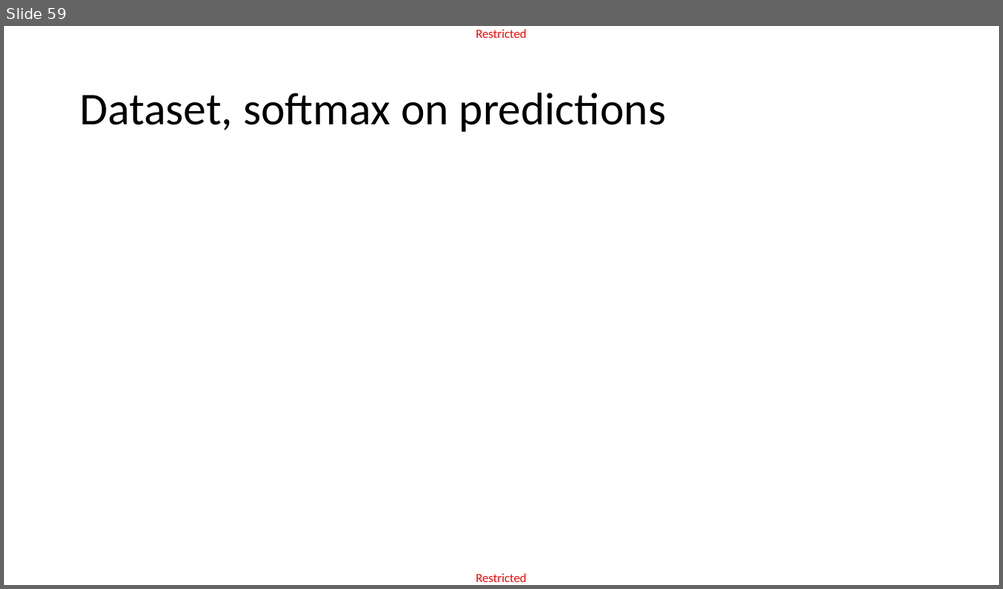
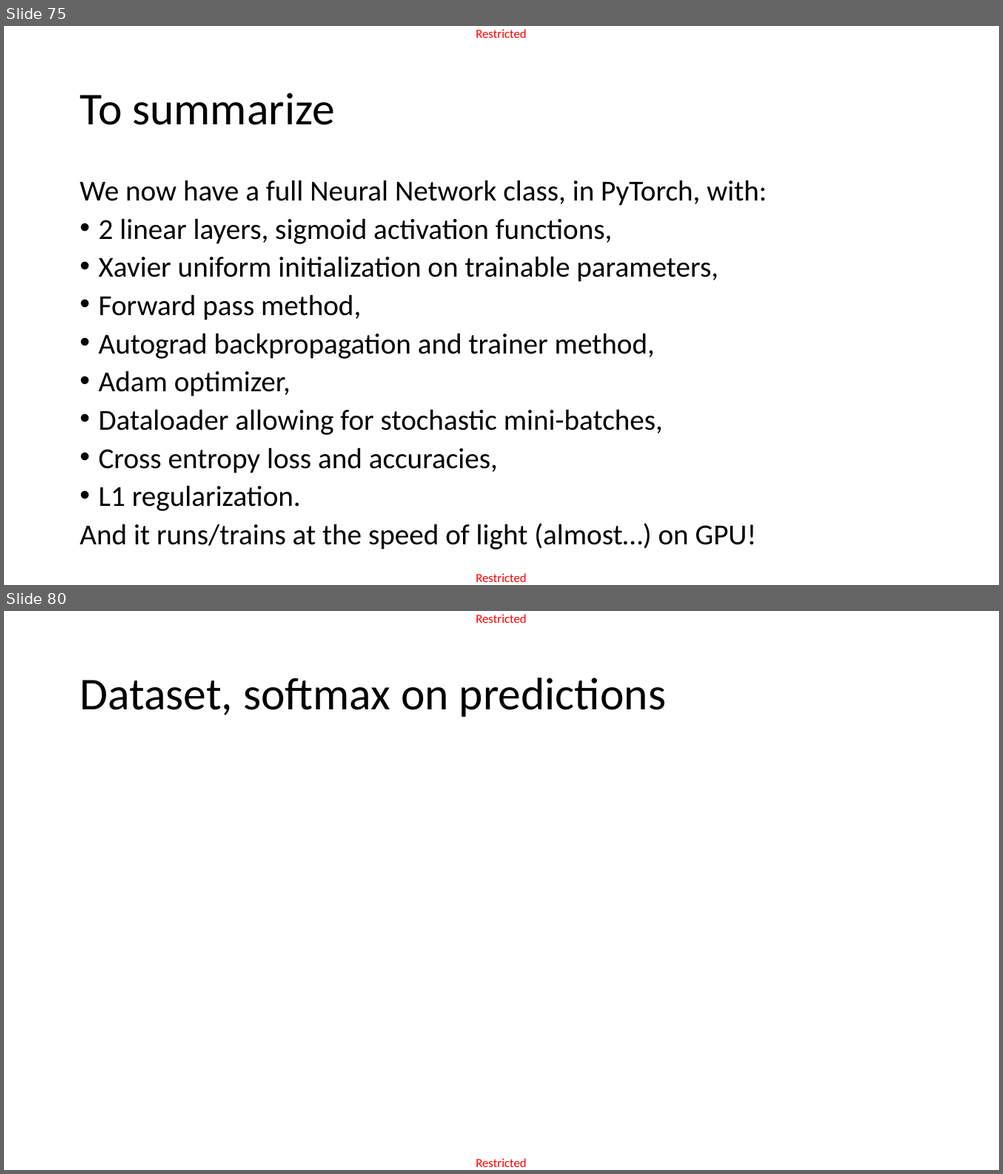
Before and after one commit to matthieudemari/SUTD_DL_50_039, a slide deck: W3/0. All/W3.pptx. Shown one above the other, each under a label of ours: slide 59 before the commit, slides 75 and 80 after it; the slides between them are not shown. The pictures are 1003x589 and 1003x1174 pixels, drawn with LibreOffice and Linux fonts; fonts in the diff are those of the drawing. Boxes give left, top, right and bottom in pixels: in the first picture for what was removed or moved away, otherwise in the second. Text is boxed around its words. In the diff, an @@ line names an element or a change of style, - is before the commit and + after.

```diff
--- a/W3/0. All/W3.pptx
+++ b/W3/0. All/W3.pptx
@@ slide 75 added at (4,26,999,585), background #FFFFFF; not listed: 2 template elements that a slide beside it also shows @@
@@ title added at (79,93,334,125), 44 pt, text #000000 @@
+To summarize
@@ text added at (79,180,766,550), 28 pt, text #000000 @@
+We now have a full Neural Network class, in PyTorch, with:
+• 2 linear layers, sigmoid activation functions,
+• Xavier uniform initialization on trainable parameters,
+• Forward pass method,
+• Autograd backpropagation and trainer method,
+• Adam optimizer,
+• Dataloader allowing for stochastic mini-batches,
+• Cross entropy loss and accuracies,
+• L1 regularization.
+And it runs/trains at the speed of light (almost…) on GPU!
@@ what was slide 59 is now slide 80 @@
```
Also in this commit, not shown: 4 slides changed, 29 other slides added, 9 slides removed, 7 other files.
